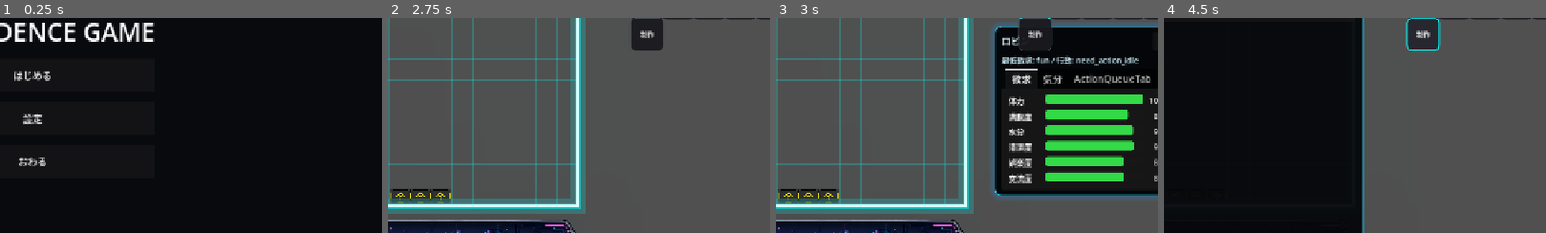
Above: before the commit, frames 1-4 (left to right).
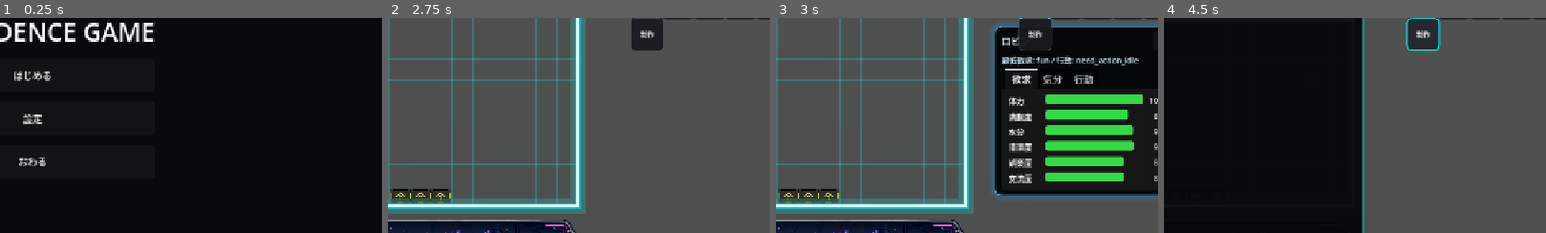
Above: after the commit, the same moments.

Repository: grimoire1089-coder/optimistic
Game: Godot game, scene res://Scenes/Boot/TitleScene.tscn
The game is run twice, just before and just after one commit, with the same random seed, the same clock (stepped at 60 frames per second) and the same inputs. Sound files missing from this copy of the repository are replaced by a short silence.
Inputs:
- Up to frame 1 (0.25 s): no input
- Up to frame 2 (2.75 s): click "はじめる" at 0.5 s; click "BGM" at 1.25 s; click "OFF" at 2 s
- Up to frame 3 (3 s): click "ロビン" at 2.75 s
- Up to frame 4 (4.5 s): click "×" at 3.5 s; click "制作" at 4.25 s
The pictures show only the part of the screen within x 46-96%, y 32-82%; the shares and areas given below are measured in that part.

Frames 1-2 are identical in both runs. In frame 3, 0.5% of the frame differs, in the area x 78-98%, y 25-31%; in frame 4, nothing differs.

Commit message:
Connect AI HUD to action queue panel

Diff:
--- a/Scripts/UI/HUD/AICharacterHud.gd
+++ b/Scripts/UI/HUD/AICharacterHud.gd
@@ -7,6 +7,7 @@
 @onready var tab_container: TabContainer = $MarginContainer/Rows/Tabs
 @onready var needs_panel: CharacterNeedsPanel = $MarginContainer/Rows/Tabs/NeedsTab/CharacterNeedsPanel
 @onready var mood_panel: CharacterMoodPanel = $MarginContainer/Rows/Tabs/MoodTab/CharacterMoodPanel
+@onready var action_queue_panel: AICharacterActionQueuePanel = $MarginContainer/Rows/Tabs/ActionQueueTab/ActionQueueScroll/ActionQueueRows
 
 var _actor: RobinWanderActor
 var _refresh_timer: float = 0.0
@@ -37,12 +38,14 @@
 		title_label.text = "AI Character"
 		needs_panel.set_character_needs(null)
 		mood_panel.set_mood_module(null)
+		action_queue_panel.clear_actor()
 		_update_action_label()
 		_push_debug_result("AI HUD", "show_actor", false, "actor が null です")
 		return
 	title_label.text = _actor.display_name
 	needs_panel.set_needs_module(_actor.get_needs_module())
 	mood_panel.set_mood_module(_actor.get_mood_module())
+	action_queue_panel.set_actor(_actor)
 	_update_action_label()
 	_push_debug_result("AI HUD", "show_actor", true, "target=%s" % _actor.display_name)
 
@@ -59,6 +62,7 @@
 	_last_logged_action_id = &""
 	needs_panel.set_character_needs(null)
 	mood_panel.set_mood_module(null)
+	action_queue_panel.clear_actor()
 	_update_action_label()
 	hide_hud()
 	_push_debug_result("AI HUD", "clear_actor", true, "previous=%s" % previous_actor_name)
@@ -79,6 +83,8 @@
 		tab_container.set_tab_title(0, "欲求")
 	if tab_container.get_tab_count() >= 2:
 		tab_container.set_tab_title(1, "気分")
+	if tab_container.get_tab_count() >= 3:
+		tab_container.set_tab_title(2, "行動")
 	tab_container.current_tab = 0
 
 func _update_action_label() -> void:
